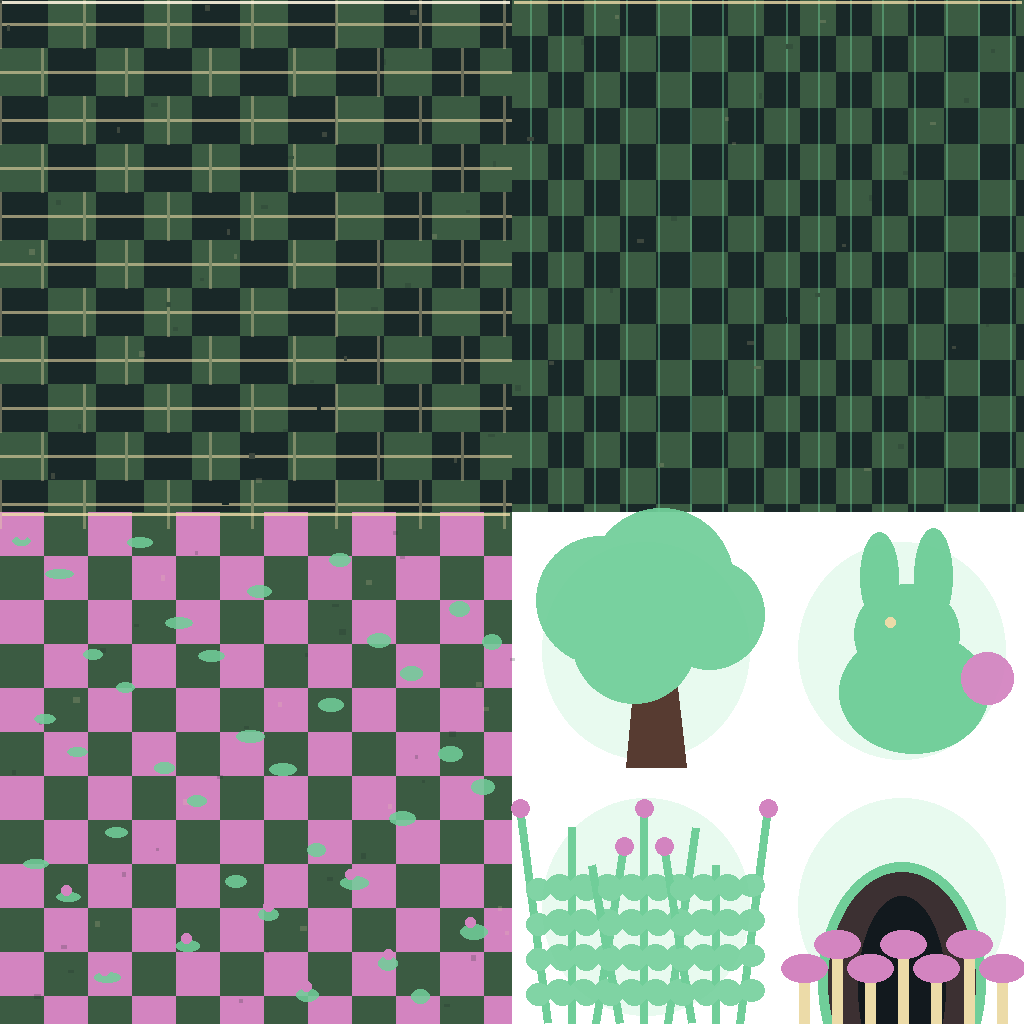
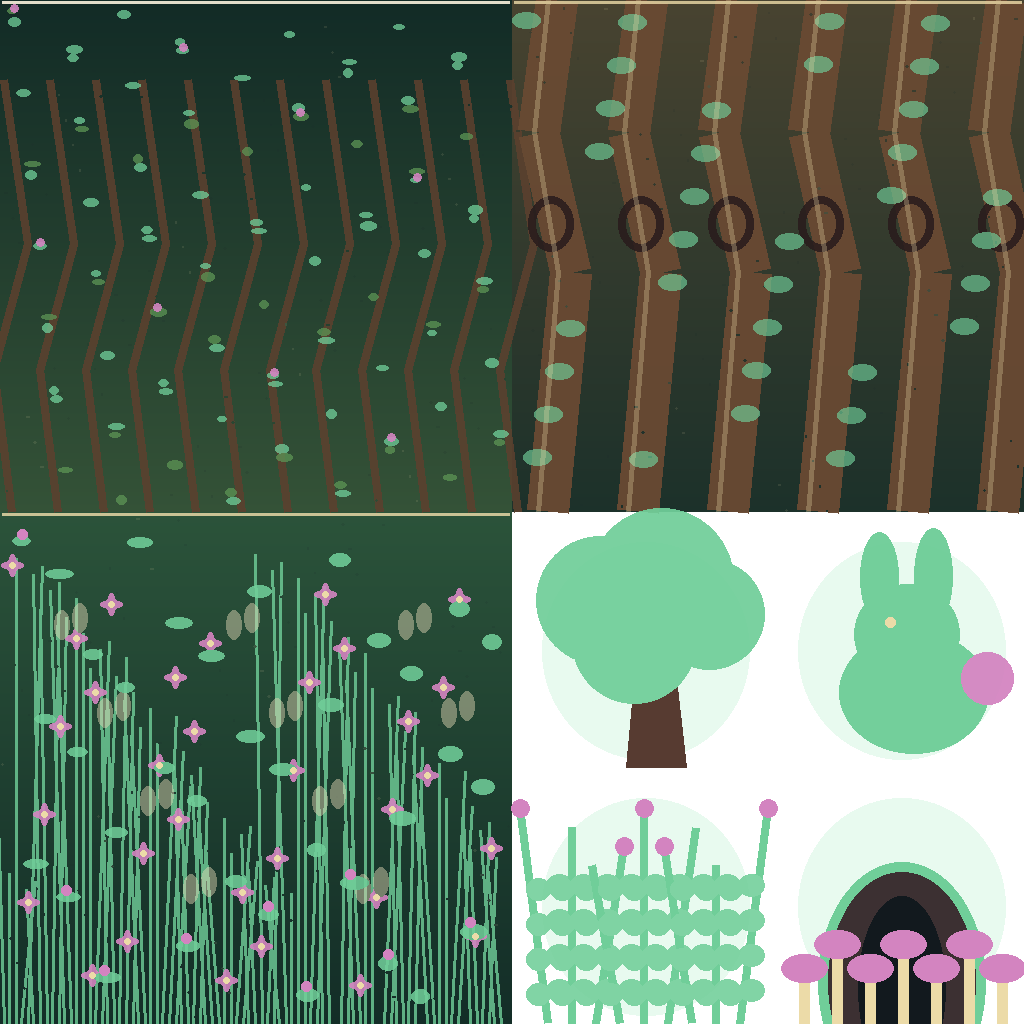
Before/after of a (1024, 1024) layered artwork. What changed in the layer stack:
painted on "Highlights" over 0, 0, 1024, 1024
painted on "Emissive Details" over 0, 0, 1024, 1024
painted on "Stage Motifs" over 0, 0, 1024, 1024
painted on "Surface Detail" over 0, 0, 1024, 1024
painted on "Base Materials" over 0, 0, 1024, 1024
